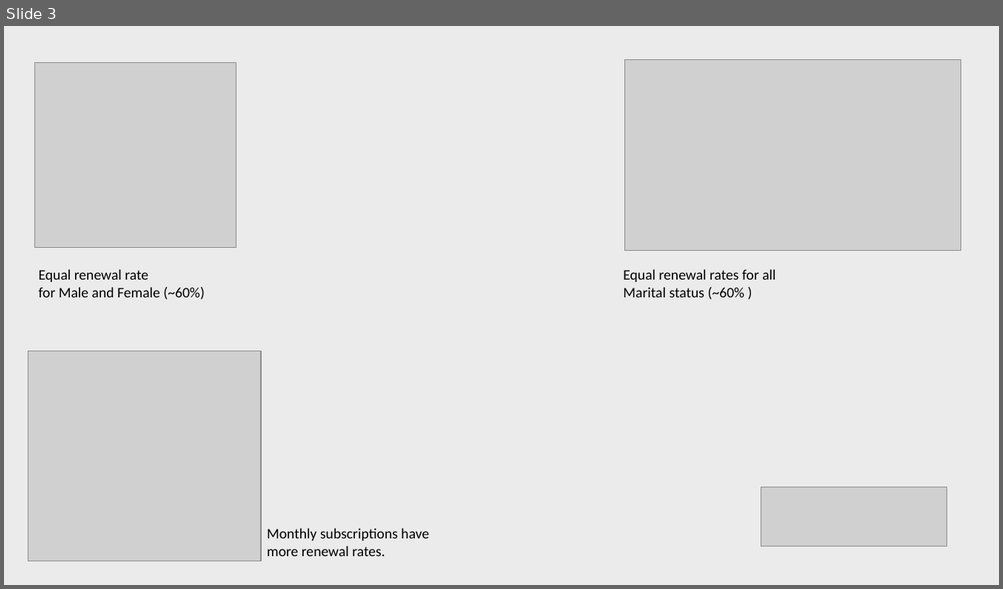
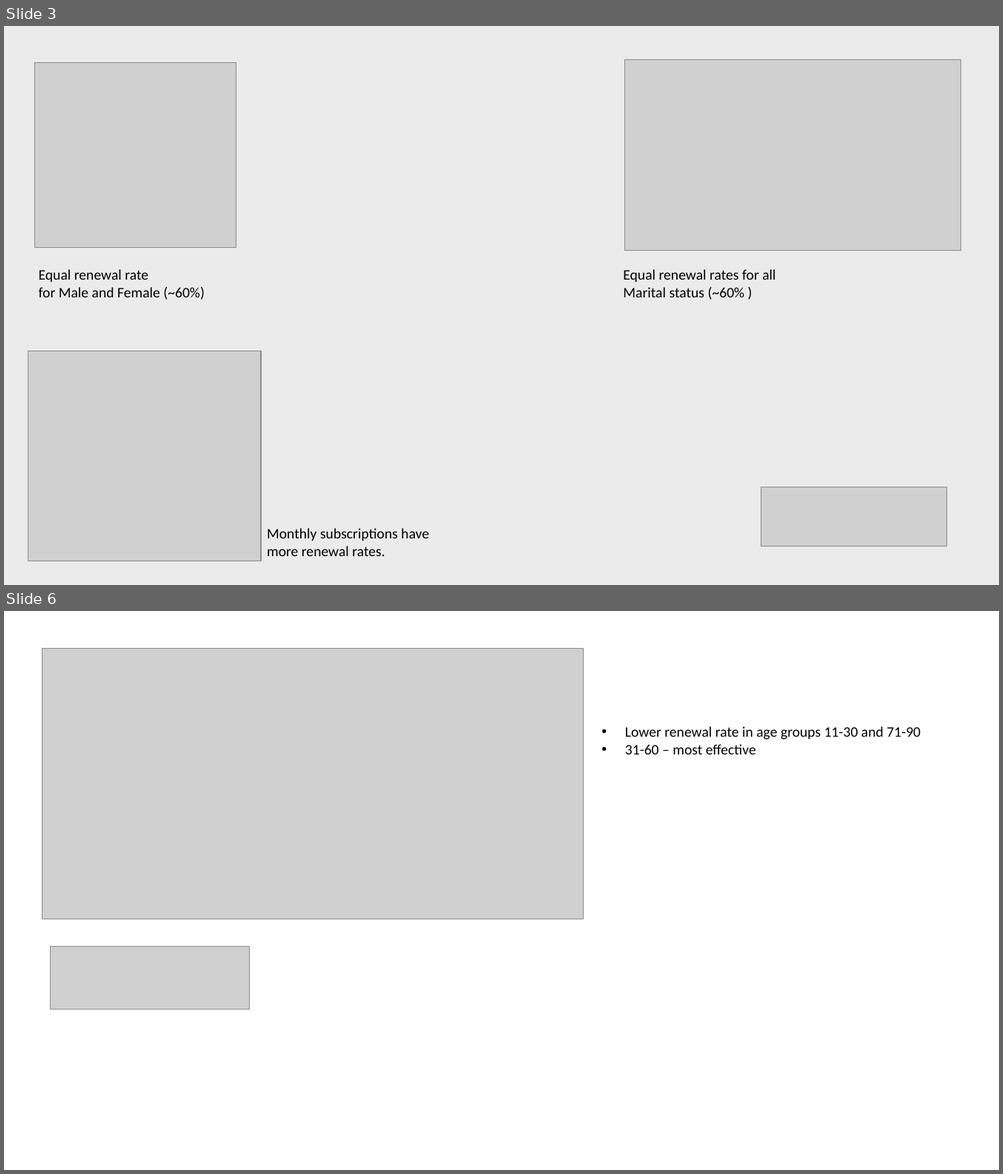
Before and after one commit to ankur93/InsurancePolicyRetention, a slide deck: Presentation_retention.pptx. Shown one above the other, each under a label of ours: slide 3 before the commit, slides 3 and 6 after it; the slides between them are not shown. The pictures are 1003x589 and 1003x1174 pixels, drawn with LibreOffice and Linux fonts; fonts in the diff are those of the drawing; grey boxes stand for pictures. Boxes give left, top, right and bottom in pixels: in the first picture for what was removed or moved away, otherwise in the second. Text is boxed around its words. In the diff, an @@ line names an element or a change of style, - is before the commit and + after.

```diff
--- a/Presentation_retention.pptx
+++ b/Presentation_retention.pptx
@@ slide 6 added at bbox=[4, 611, 999, 1170], background #FFFFFF @@
@@ picture added at bbox=[42, 648, 583, 919] @@
@@ text added at bbox=[625, 726, 920, 755], 14 pt, text #000000 @@
+• Lower renewal rate in age groups 11-30 and 71-90
+• 31-60 – most effective
@@ picture added at bbox=[51, 947, 250, 1009] @@
```
Also in this commit, not shown: 3 slides changed.
